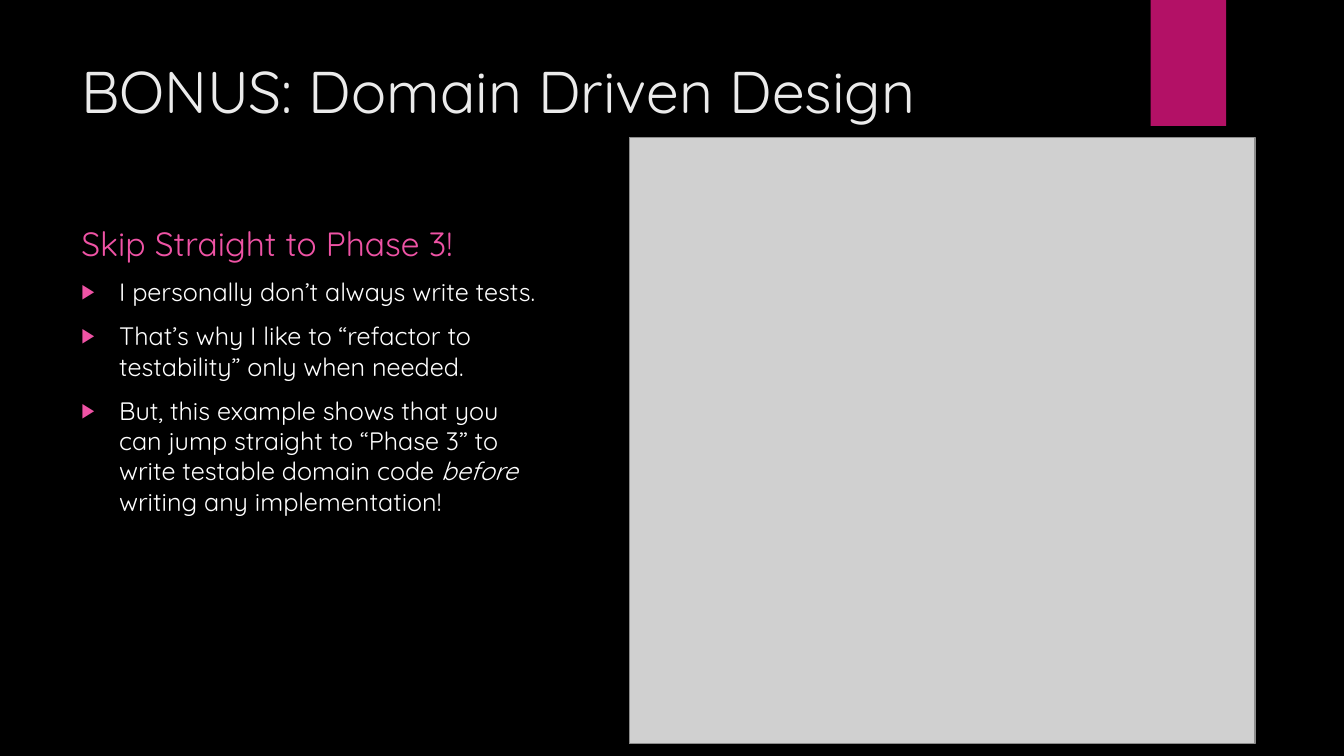
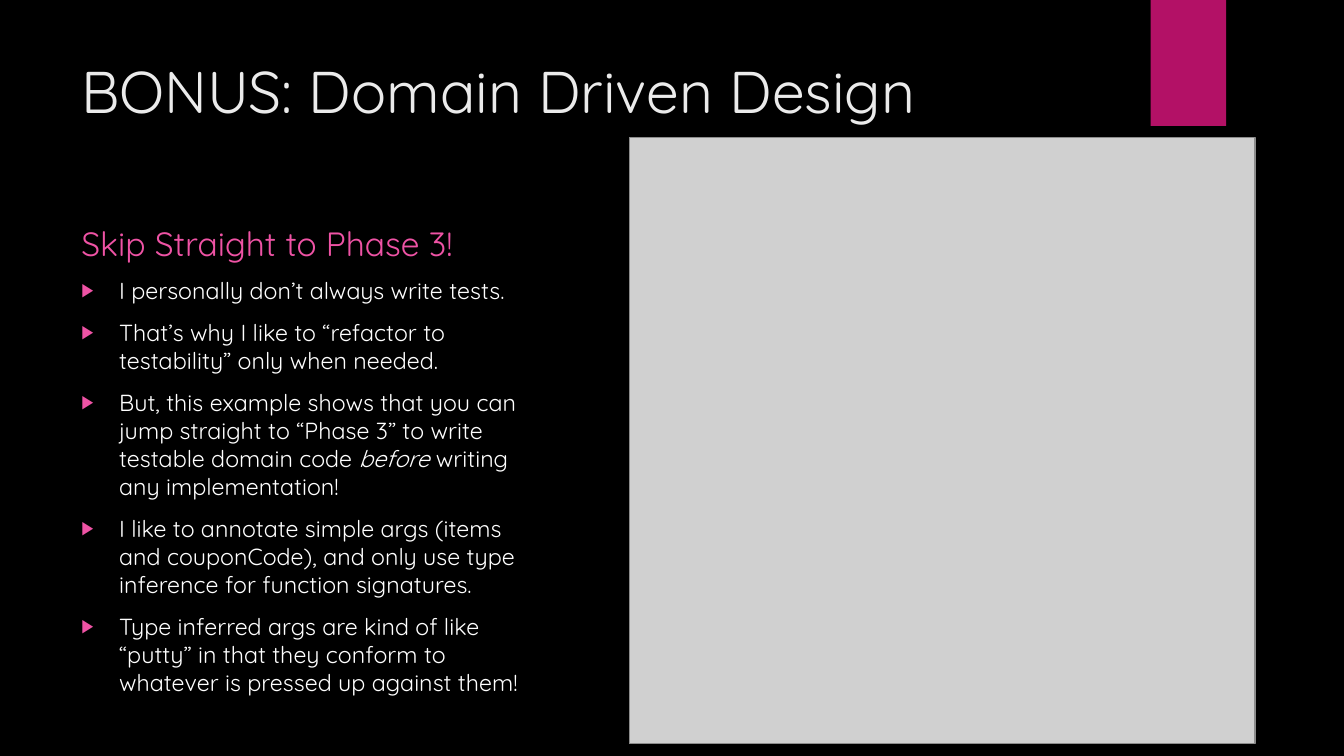
Before and after one commit to JordanMarr/TradeMinderFSharp, a slide deck: slide 27 of TradeMinder F# - C#.pptx. Drawn at 1344x756 pixels with LibreOffice and Linux fonts; fonts in the diff are those of the drawing; grey boxes stand for pictures; background and template pictures are left out. Boxes give left, top, right and bottom in pixels: in the first picture for what was removed or moved away, otherwise in the second. Text is boxed around its words. In the diff, an @@ line names an element or a change of style, - is before the commit and + after.

```diff
--- a/TradeMinder F# - C#.pptx
+++ b/TradeMinder F# - C#.pptx
@@ text at (119, 282, 516, 500): size 18 to 16.6 pt in "I personally don’t always write tests.", "That’s why I like to “refactor to ...", "But, this example shows that you can ..." @@
@@ text at (119, 520, 518, 696): paragraphs added @@
+▶ I like to annotate simple args (items and couponCode), and only use type inference for function signatures.
+▶ Type inferred args are kind of like “putty” in that they conform to whatever is pressed up against them!
```
Also in this commit, not shown: 15 other slides changed, 1 slide added, 1 slide removed.
